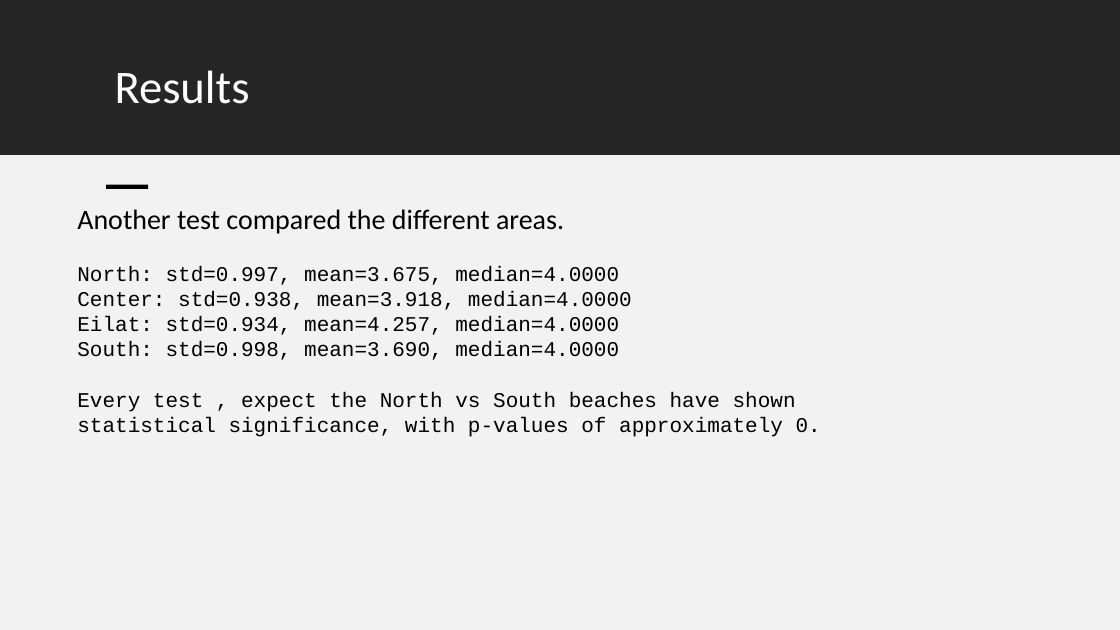
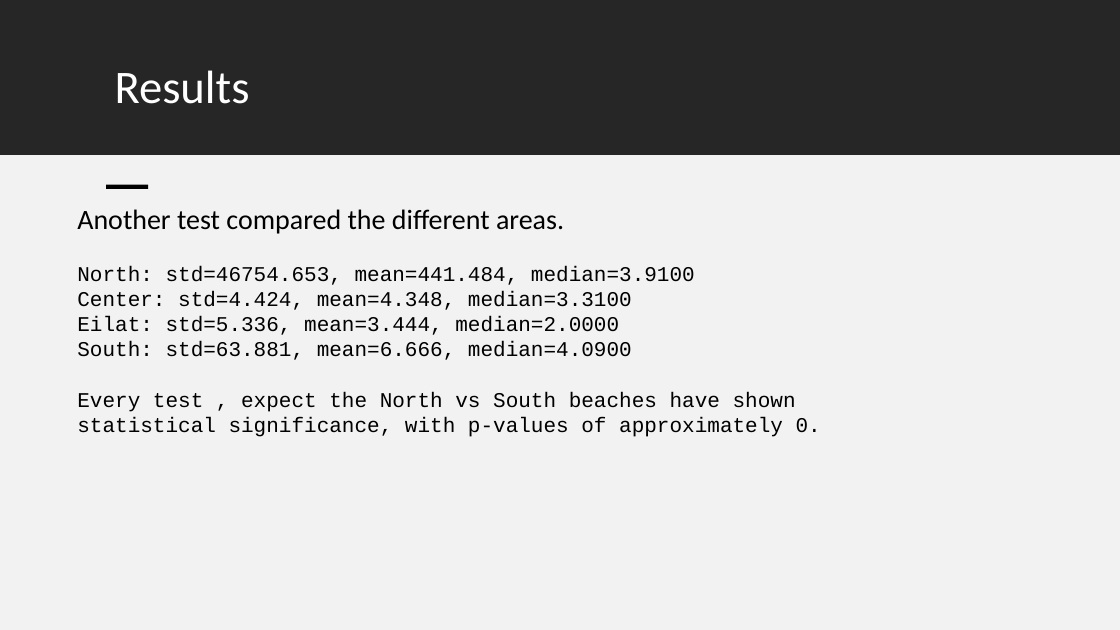
Before and after one commit to LiaCohn/clean-coasts, a slide deck: slide 5 of statistics/statistics conclusions.pptx. Drawn at 1120x630 pixels with LibreOffice and Linux fonts; fonts in the diff are those of the drawing. Boxes give left, top, right and bottom in pixels: in the first picture for what was removed or moved away, otherwise in the second. Text is boxed around its words. In the diff, an @@ line names an element or a change of style, - is before the commit and + after.

```diff
--- a/statistics/statistics conclusions.pptx
+++ b/statistics/statistics conclusions.pptx
@@ text at (77, 266, 695, 360): text changed @@
-North: std=0.997, mean=3.675, median=4.0000
-Center: std=0.938, mean=3.918, median=4.0000
-Eilat: std=0.934, mean=4.257, median=4.0000
-South: std=0.998, mean=3.690, median=4.0000
+North: std=46754.653, mean=441.484, median=3.9100
+Center: std=4.424, mean=4.348, median=3.3100
+Eilat: std=5.336, mean=3.444, median=2.0000
+South: std=63.881, mean=6.666, median=4.0900
```
Also in this commit, not shown: 3 other slides changed, 1 slide removed, 4 other files.
